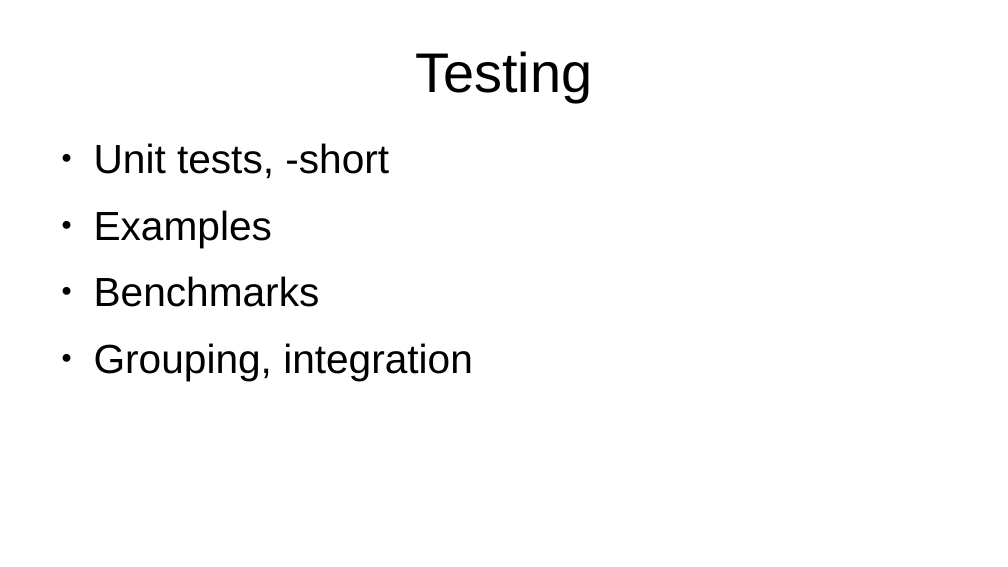
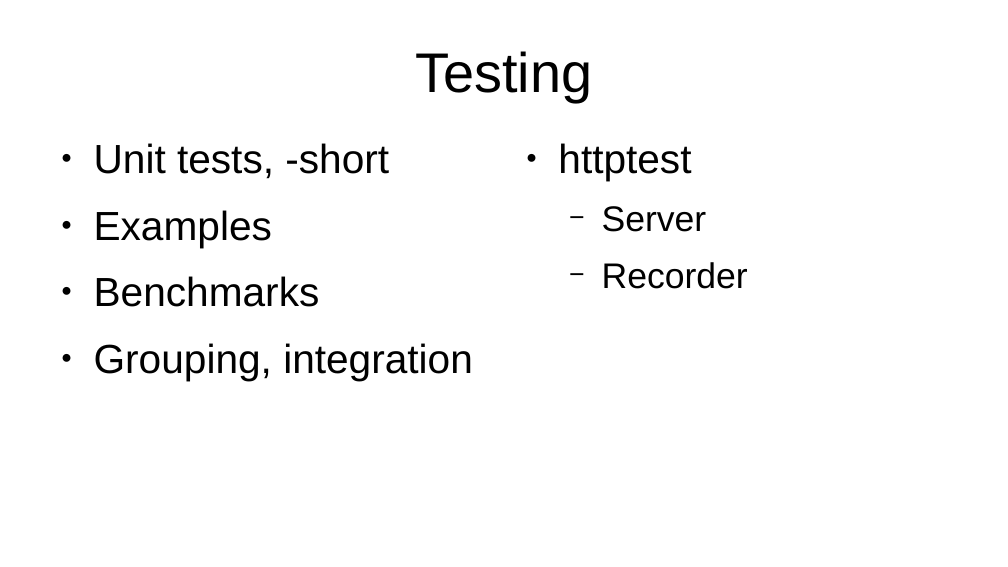
Before and after one commit to axis-go-course/spiderman, a slide deck: slide 7 of presentation.odp. Drawn at 1008x567 pixels with LibreOffice and Linux fonts; fonts in the diff are those of the drawing. Boxes give left, top, right and bottom in pixels: in the first picture for what was removed or moved away, otherwise in the second. Text is boxed around its words. In the diff, an @@ line names an element or a change of style, - is before the commit and + after.

```diff
--- a/presentation.odp
+++ b/presentation.odp
@@ text added at box(558, 143, 748, 289), 28 pt, text #000000 @@
+● httptest
+  − Server
+  − Recorder
```
Also in this commit, not shown: 3 other slides changed, 2 slides removed.
